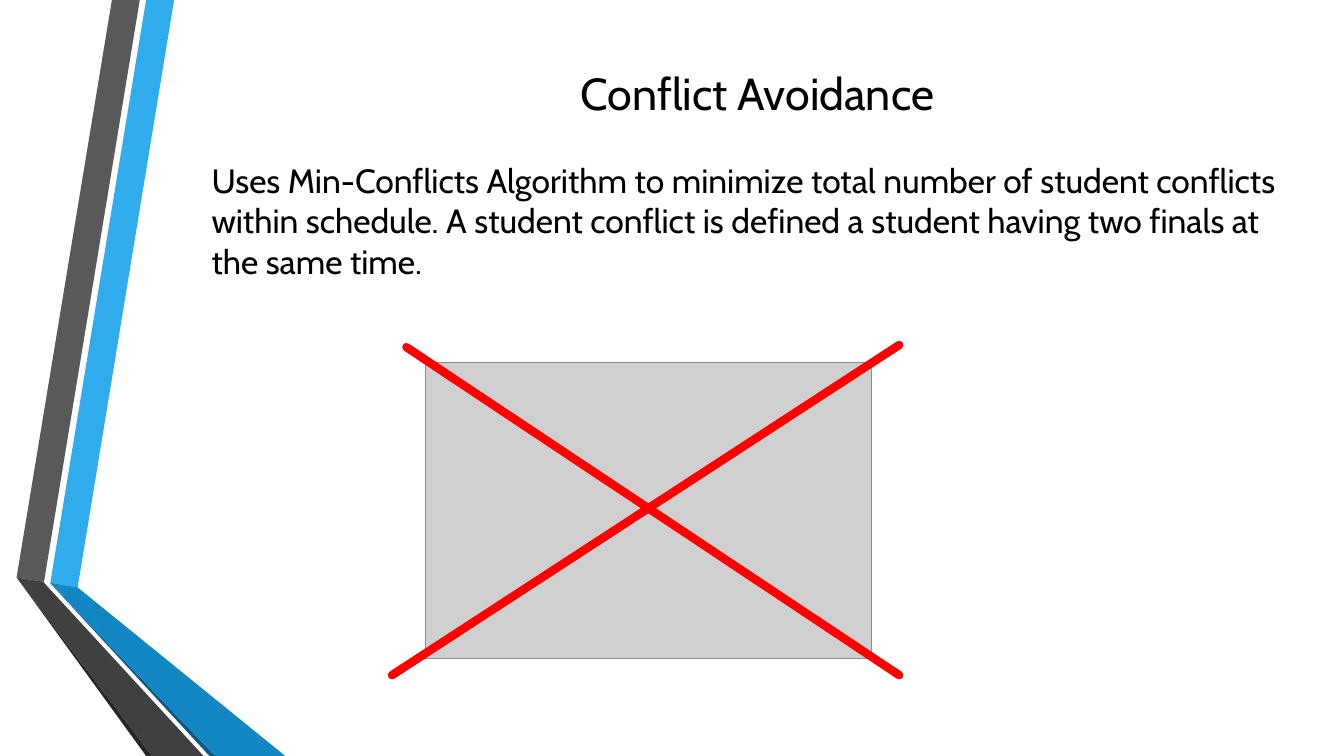
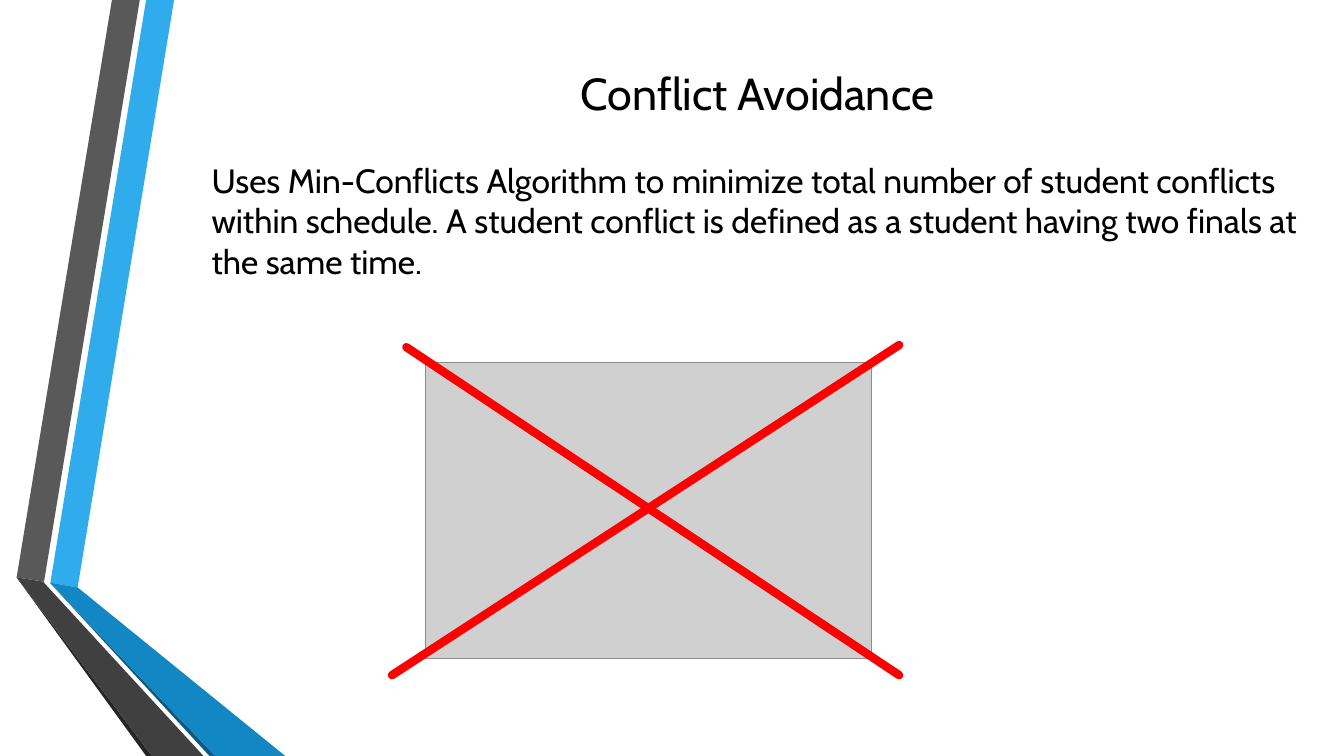
Before and after one commit to rumackaaron/JHacks2016, a slide deck: slide 4 of Making Finals not as Bad.pptx. Drawn at 1344x756 pixels with LibreOffice and Linux fonts; fonts in the diff are those of the drawing; grey boxes stand for pictures; background and template pictures are left out. Boxes give left, top, right and bottom in pixels: in the first picture for what was removed or moved away, otherwise in the second. Text is boxed around its words. In the diff, an @@ line names an element or a change of style, - is before the commit and + after.

Commit message:
finished presentation

```diff
--- a/Making Finals not as Bad.pptx
+++ b/Making Finals not as Bad.pptx
@@ text at (212,167,1296,275): text changed @@
-Uses Min-Conflicts Algorithm to minimize total number of student conflicts within schedule. A student conflict is defined a student having two finals at the same time.
+Uses Min-Conflicts Algorithm to minimize total number of student conflicts within schedule. A student conflict is defined as a student having two finals at the same time.
```
